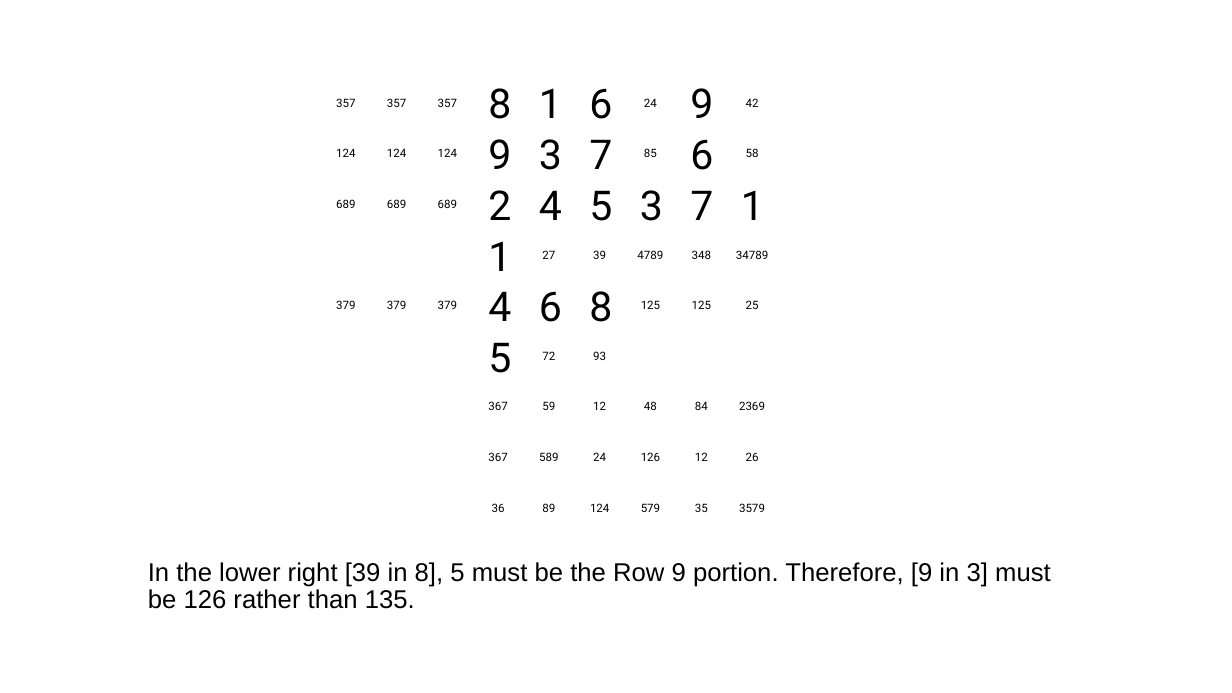
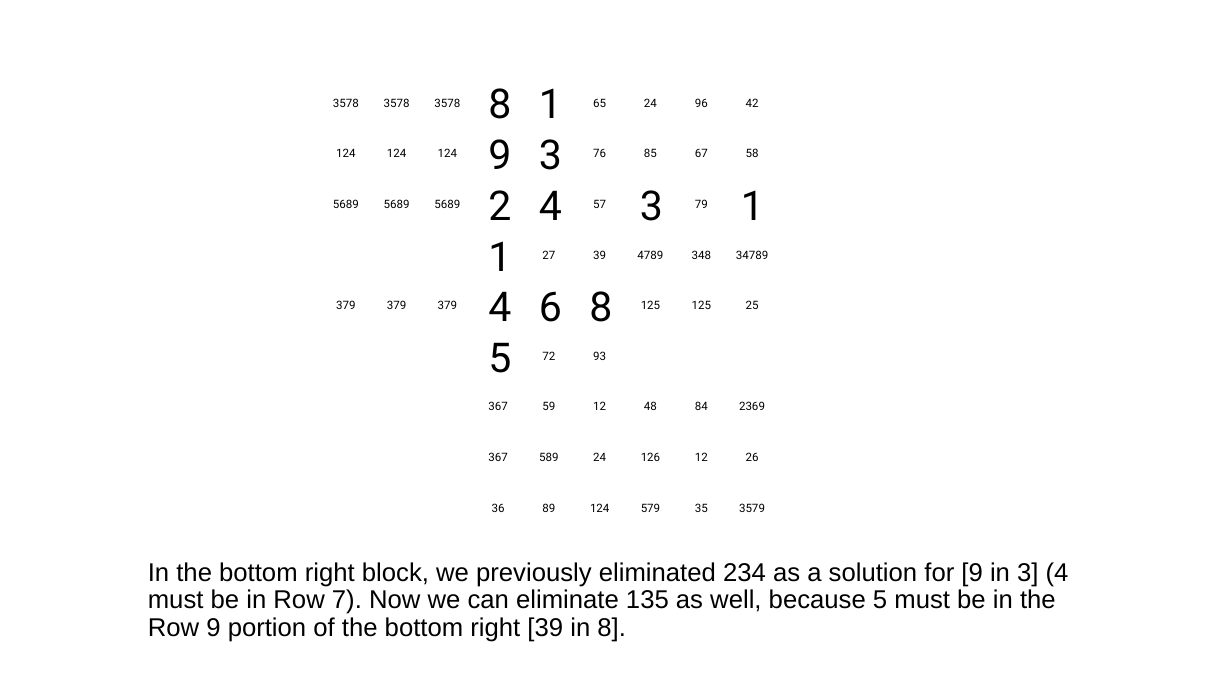
Before and after one commit to jhardis/WSJ_Number_Puzzles, a slide deck: slide 38 of 20260808_1.pptx (slide 45 before the commit). Drawn at 1232x693 pixels with LibreOffice and Linux fonts; fonts in the diff are those of the drawing; background and template pictures are left out. Boxes give left, top, right and bottom in pixels: in the first picture for what was removed or moved away, otherwise in the second. Text is boxed around its words. In the diff, an @@ line names an element or a change of style, - is before the commit and + after.

```diff
--- a/20260808_1.pptx
+++ b/20260808_1.pptx
@@ text removed at (589, 88, 612, 119) @@
-6
@@ text at (333, 98, 359, 107): text changed @@
-357
+3578
@@ text at (384, 98, 410, 107): text changed @@
-357
+3578
@@ text at (434, 98, 460, 107): text changed @@
-357
+3578
@@ text added at (593, 98, 606, 107), 9 pt, text #000000 @@
+65
@@ text at (695, 98, 708, 107): text changed; size 32 to 9 pt @@
-6
+96
@@ text removed at (589, 139, 612, 169) @@
-7
@@ text added at (593, 148, 606, 157), 9 pt, text #000000 @@
+76
@@ text at (695, 148, 708, 157): text changed; size 32 to 9 pt @@
-9
+67
@@ text at (333, 199, 359, 208): text changed @@
-689
+5689
@@ text at (384, 199, 410, 208): text changed @@
-689
+5689
@@ text at (434, 199, 460, 208): text changed @@
-689
+5689
@@ text removed at (589, 190, 612, 221) @@
-5
@@ text added at (593, 199, 606, 208), 9 pt, text #000000 @@
+57
@@ text at (695, 199, 708, 208): text changed; size 32 to 9 pt @@
-7
+79
@@ text at (148, 562, 1069, 642): text changed @@
-In the lower right [39 in 8], 5 must be the Row 9 portion. Therefore, [9 in 3] must be 126 rather than 135.
+In the bottom right block, we previously eliminated 234 as a solution for [9 in 3] (4 must be in Row 7). Now we can eliminate 135 as well, because 5 must be in the Row 9 portion of the bottom right [39 in 8].
```
Also in this commit, not shown: 14 other slides changed, 10 slides removed.
